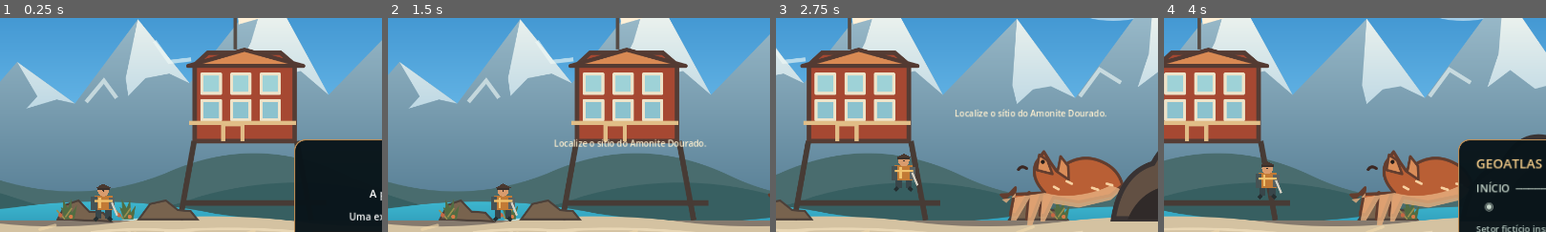
Above: before the commit, frames 1-4 (left to right).
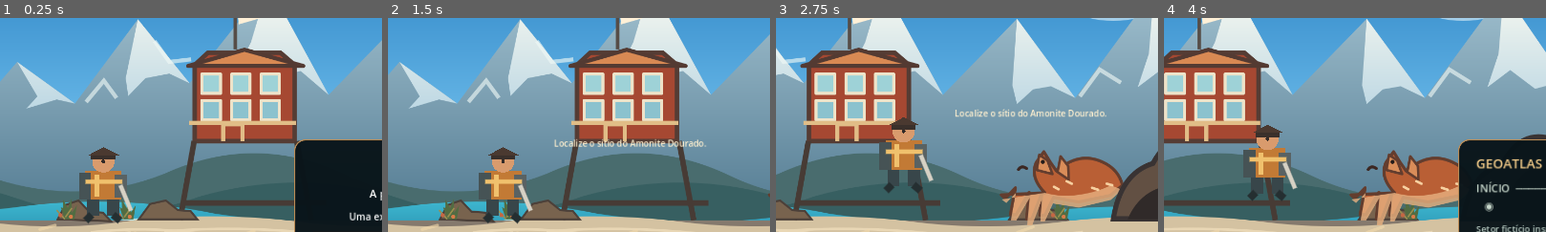
Above: after the commit, the same moments.

Repository: DudaLimaaaaa/STRATA
Game: Godot game, scene res://scenes/main.tscn
The game is run twice, just before and just after one commit, with the same random seed, the same clock (stepped at 60 frames per second) and the same inputs.
Inputs:
- Up to frame 1 (0.25 s): no input
- Up to frame 2 (1.5 s): click "Iniciar expedição" at 0.5 s; tap Enter at 1.25 s; hold D (move_right) from 1.28 s (still down); tap E (interact) at 1.35 s
- Up to frame 3 (2.75 s): keep holding D (move_right); tap Space (jump) at 1.52, 2.27 s; tap Shift (run) at 2.1 s
- Up to frame 4 (4 s): release D (move_right) at 2.78 s; hold A (move_left) 2.78-3.53 s; tap Tab (toggle_atlas) at 2.85 s; hold D (move_right) from 3.53 s (still down); tap E (interact) at 3.6 s; tap Space (jump) at 3.77 s
The pictures show only the part of the screen within x 12-62%, y 22-71%; the shares and areas given below are measured in that part.

The runs differ from the first frame. In frame 1, 2.8% of the frame differs, in the area x 20-35%, y 60-97%; in frame 2, 2.8%; in frame 3, 2.8%, in the area x 27-42%, y 46-82%; in frame 4, 2.8%.

Commit message:
Ajusta escala da exploradora para o panorama

Diff:
--- a/scripts/player.gd
+++ b/scripts/player.gd
@@ -58,6 +58,7 @@
 
 func _draw() -> void:
 	# Exploradora de campo com mochila, casaco ocre e detalhes de equipamento.
+	draw_set_transform(Vector2.ZERO, 0.0, Vector2(2.0, 2.0))
 	draw_rect(Rect2(-16, -28, 12, 24), Color("#38464a"), true)
 	draw_rect(Rect2(4, -28, 12, 24), Color("#38464a"), true)
 	draw_line(Vector2(-12,-5),Vector2(-17,0),Color("#252f31"),6.0,true)
@@ -72,3 +73,4 @@
 	draw_colored_polygon(PackedVector2Array([Vector2(-15,-64),Vector2(0,-72),Vector2(16,-64)]),Color("#4a3930"))
 	draw_line(Vector2(17,-34),Vector2(27,-10),Color("#d6d1c4"),3.0,true)
 	draw_circle(Vector2(0,-58),1.8,Color("#332b28"))
+	draw_set_transform(Vector2.ZERO, 0.0, Vector2.ONE)
